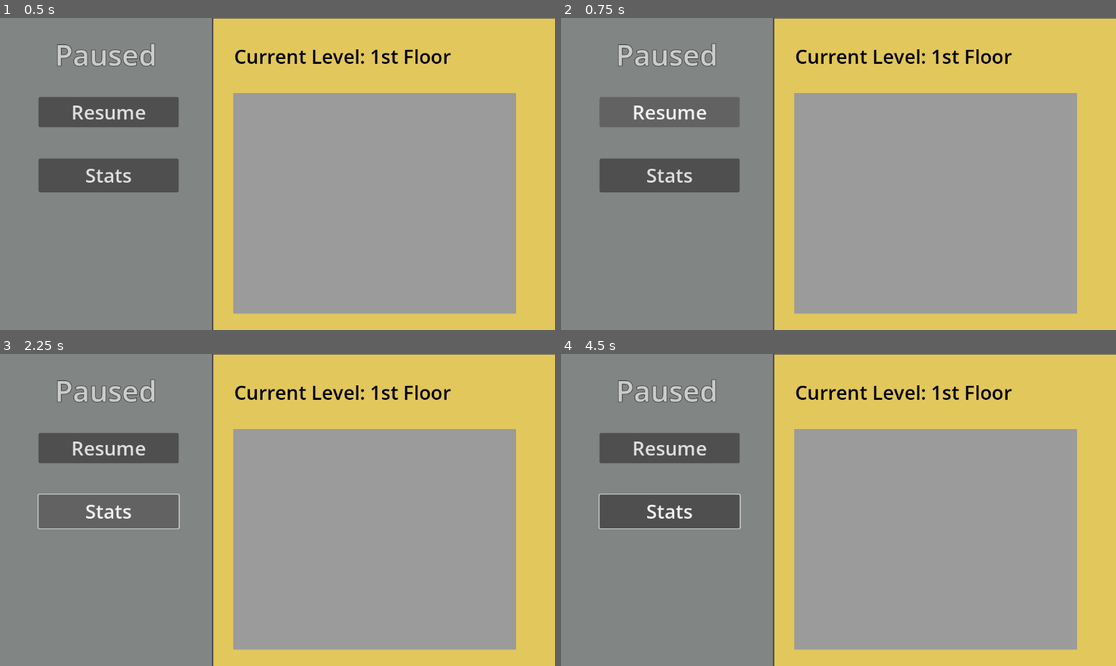
Above: before the commit, frames 1-4 (two rows, left to right).
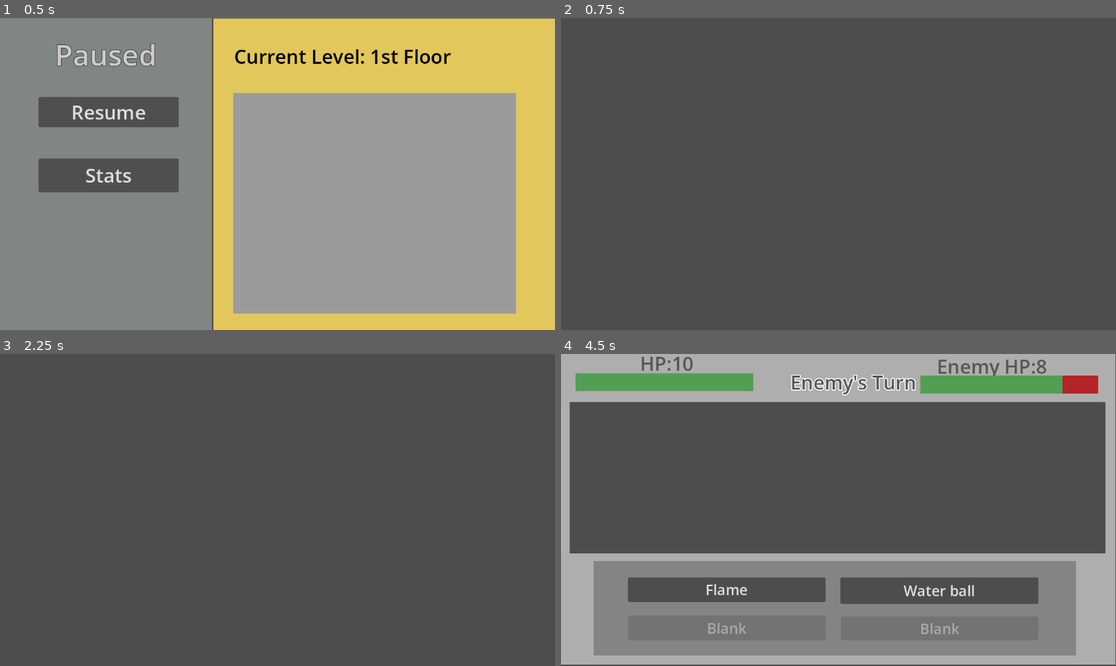
Above: after the commit, the same moments.

Repository: harrilo-boop/Final-design
Game: Godot game, scene res://scenes/Pause_menu.tscn
Same seed, same stepped clock (60 frames per second), same inputs: the game is played once before the commit and once after it. This scene is started directly instead of the project's main scene.
Inputs (mouse positions are in pixels of both pictures, inside the frame that each line leads up to):
- Up to frame 1 (0.5 s): no input
- Up to frame 2 (0.75 s): click "Resume" at 0.5 s
- Up to frame 3 (2.25 s): click (111, 510) at 1.25 s, where only the run before the commit has a clickable "Stats"; tap Enter at 2 s; hold D (ui_right) from 2.03 s (still down)
- Up to frame 4 (4.5 s): tap Space at 2.75 s; release D (ui_right) at 2.78 s; hold S (ui_down) 2.78-3.5 s; click (727, 591) at 3.5 s, where only the run after the commit has a clickable "Attack"; click (943, 591) at 4.25 s, where only the run after the commit has a clickable "Technique"

Frame 1 is identical in both runs. In frame 2, 95% of the frame differs, in the area x 0-100%, y 0-100%; in frame 3, 95%; in frame 4, 78%.

Commit message:
Add some resources for future testing

Diff:
--- a/final-project/resources/Enemy/Enemy_base1.tres
+++ b/final-project/resources/Enemy/Enemy_base1.tres
@@ -4,7 +4,7 @@
 
 [resource]
 script = ExtResource("1_1y6vl")
-enemy_name = "Testing enemy"
+enemy_name = "Testing enemy 1"
 enemy_hp = 10
-xp_give = 3
+xp_give = 9
 metadata/_custom_type_script = "uid://dfpgh1ebpmoho"
--- /dev/null
+++ b/final-project/resources/Enemy/Enemy_base2.tres
@@ -0,0 +1,13 @@
+[gd_resource type="Resource" script_class="enemy_resource" format=3 uid="uid://felhg58ef4g8"]
+
+[ext_resource type="Script" uid="uid://dfpgh1ebpmoho" path="res://script/resource_enemy.gd" id="1_75s5m"]
+
+[resource]
+script = ExtResource("1_75s5m")
+enemy_name = "Testing enemy 2"
+weak = 1
+resist = 2
+enemy_atk = 4
+enemy_hp = 5
+xp_give = 10
+metadata/_custom_type_script = "uid://dfpgh1ebpmoho"
--- /dev/null
+++ b/final-project/resources/Enemy/Enemy_base3.tres
@@ -0,0 +1,12 @@
+[gd_resource type="Resource" script_class="enemy_resource" format=3 uid="uid://bnbc5fi4nmlgj"]
+
+[ext_resource type="Script" uid="uid://dfpgh1ebpmoho" path="res://script/resource_enemy.gd" id="1_syrnj"]
+
+[resource]
+script = ExtResource("1_syrnj")
+enemy_name = "Testing enemy 3"
+resist = 1
+enemy_atk = 3
+enemy_hp = 8
+xp_give = 5
+metadata/_custom_type_script = "uid://dfpgh1ebpmoho"
--- /dev/null
+++ b/final-project/resources/Weapon/Weapon_base2.tres
@@ -0,0 +1,9 @@
+[gd_resource type="Resource" script_class="weapon_resource" format=3 uid="uid://b7x07conos2x"]
+
+[ext_resource type="Script" uid="uid://3carq7cxrsxi" path="res://script/resource_weapon.gd" id="1_q48t2"]
+
+[resource]
+script = ExtResource("1_q48t2")
+weapon_name = "Wood sword"
+weapon_atk = 2
+metadata/_custom_type_script = "uid://3carq7cxrsxi"
--- /dev/null
+++ b/final-project/resources/Weapon/Weapon_base3.tres
@@ -0,0 +1,9 @@
+[gd_resource type="Resource" script_class="weapon_resource" format=3 uid="uid://duatg25qfsy58"]
+
+[ext_resource type="Script" uid="uid://3carq7cxrsxi" path="res://script/resource_weapon.gd" id="1_xctdv"]
+
+[resource]
+script = ExtResource("1_xctdv")
+weapon_name = "Testing sword"
+weapon_atk = 200
+metadata/_custom_type_script = "uid://3carq7cxrsxi"
--- a/final-project/scenes/In_battle.tscn
+++ b/final-project/scenes/In_battle.tscn
@@ -2,7 +2,7 @@
 
 [ext_resource type="Script" uid="uid://crscq0jn3a2rj" path="res://script/battle.gd" id="1_acoj8"]
 [ext_resource type="Script" uid="uid://cdhyyklnof0xc" path="res://script/resource_tech.gd" id="2_a7cga"]
-[ext_resource type="Resource" uid="uid://beb1twq6mgtrh" path="res://resources/Enemy/Enemy_base1.tres" id="3_4ebmv"]
+[ext_resource type="Resource" uid="uid://bnbc5fi4nmlgj" path="res://resources/Enemy/Enemy_base3.tres" id="3_vqpje"]
 
 [sub_resource type="Resource" id="Resource_vqpje"]
 script = ExtResource("2_a7cga")
@@ -50,7 +50,7 @@
 options_button = NodePath("Options_button")
 tech_options = NodePath("Tech_options")
 tech_resource = SubResource("Resource_vqpje")
-enemy_resource = ExtResource("3_4ebmv")
+enemy_resource = ExtResource("3_vqpje")
 tech_1 = NodePath("Tech_options/Option1_button/Option1")
 tech_2 = NodePath("Tech_options/Option2_button/Option2")
 tech_3 = NodePath("Tech_options/Option3_button/Option3")
--- a/final-project/scenes/Pause_menu.tscn
+++ b/final-project/scenes/Pause_menu.tscn
@@ -1,4 +1,6 @@
 [gd_scene format=3 uid="uid://cynbs4bpbf8y0"]
+
+[ext_resource type="Script" uid="uid://caxhfi5qa13t3" path="res://script/pause_menu.gd" id="1_cymmp"]
 
 [sub_resource type="LabelSettings" id="LabelSettings_vxewe"]
 font_size = 60
@@ -23,6 +25,7 @@
 anchor_bottom = 1.0
 grow_horizontal = 2
 grow_vertical = 2
+script = ExtResource("1_cymmp")
 
 [node name="ColorRect" type="ColorRect" parent="." unique_id=571541587]
 layout_mode = 0
@@ -90,3 +93,5 @@
 layout_mode = 2
 theme_override_font_sizes/font_size = 40
 text = "Stats"
+
+[connection signal="pressed" from="Resume_button/Button" to="." method="_resume"]
--- a/final-project/scenes/player.tscn
+++ b/final-project/scenes/player.tscn
@@ -22,6 +22,7 @@
 [node name="Marker2D" type="Marker2D" parent="." unique_id=686294838]
 
 [node name="attack_cooldown" type="Timer" parent="." unique_id=1134980537]
+wait_time = 0.2
 one_shot = true
 
 [node name="sword_area" type="Area2D" parent="." unique_id=109049469]
--- a/final-project/script/battle.gd
+++ b/final-project/script/battle.gd
@@ -57,7 +57,6 @@
 	enemy_bar.value = enemy_hp
 	hp_ui.text = "HP:" + str(player_hp)
 	equipped_tech = Global.equipped_tech
-
 	options_button.show()
 	tech_options.hide()
 
@@ -86,7 +85,7 @@
 			player_bar.value = player_hp
 			player_turn_change()
 		if enemy_hp == 0:
-			xp_earn += 10
+			xp_earn = enemy_resource.xp_give
 			battle_end()
 
 #Enemy turn's settings
@@ -147,12 +146,9 @@
 
 func _on_option_1_pressed() -> void:
 	_tech_options(tech_1.text)
-
 func _on_option_2_pressed() -> void:
 	_tech_options(tech_2.text)
-
 func _on_option_3_pressed() -> void:
 	_tech_options(tech_3.text)
-
 func _on_option_4_pressed() -> void:
 	_tech_options(tech_4.text)
--- a/final-project/script/global.gd
+++ b/final-project/script/global.gd
@@ -40,13 +40,20 @@
 
 #Dictionary for all techniques
 var techs = {
+	#Ability-----Fire
 	"Flame" : load("res://resources/Tech/Fire_tech1.tres"),
+	#Ability-----Water
 	"Water ball": load("res://resources/Tech/Water_tech1.tres"),
-	"Heal (Low)": load("res://resources/Tech/Heal_tech1.tres"),
-	"Wind blow": load("res://resources/Tech/Wind_tech1.tres")
+	#Ability-----Electric
+	#Ability-----Wind
+	"Wind blow": load("res://resources/Tech/Wind_tech1.tres"),
+	#Ability-----Support
+	#Ability-----Heal
+	"Heal (Low)": load("res://resources/Tech/Heal_tech1.tres")
 }
 
 
+#Current technique using as start condition
 func _ready() -> void:
 	equipped_tech[0] = load("res://resources/Tech/Fire_tech1.tres")
 	equipped_tech[1] = load("res://resources/Tech/Water_tech1.tres")
--- /dev/null
+++ b/final-project/script/pause_menu.gd
@@ -0,0 +1,4 @@
+extends Control
+
+func _resume() -> void:
+	get_tree().call_deferred("change_scene_to_file", "res://scenes/overworld.tscn")
--- a/final-project/script/player.gd
+++ b/final-project/script/player.gd
@@ -90,4 +90,5 @@
 
 func _to_town(body: Node2D) -> void:
 	if body is CharacterBody2D:
+		Global.last_position = global_position
 		get_tree().call_deferred("change_scene_to_file", "res://scenes/Town.tscn")
Not shown, added: final-project/script/pause_menu.gd.uid
